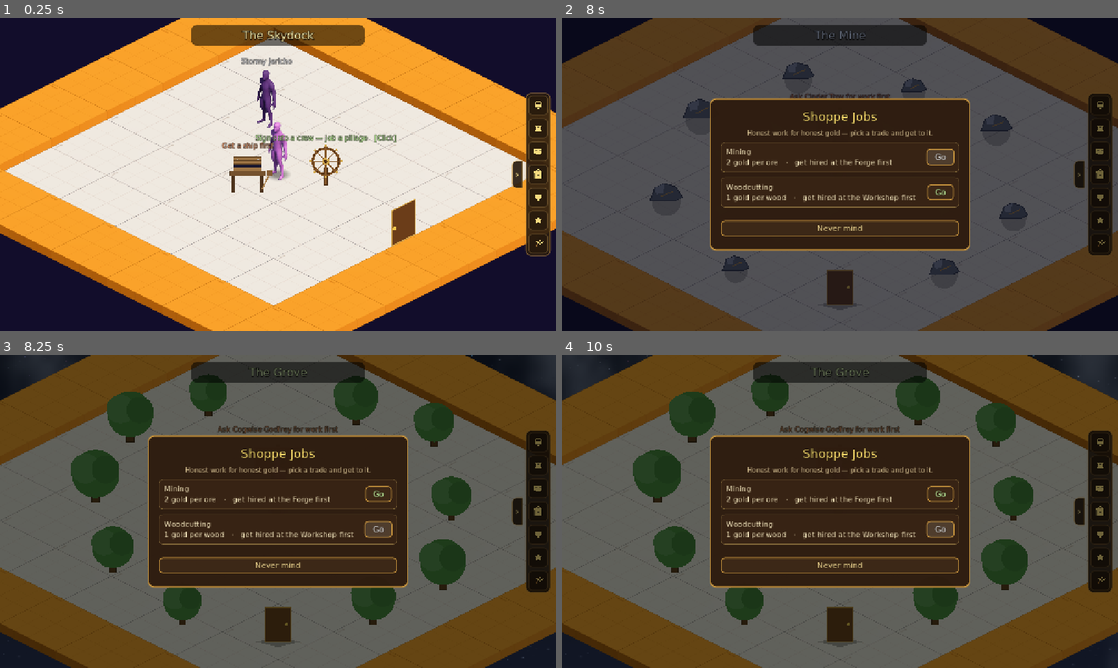
Above: before the commit, frames 1-4 (two rows, left to right).
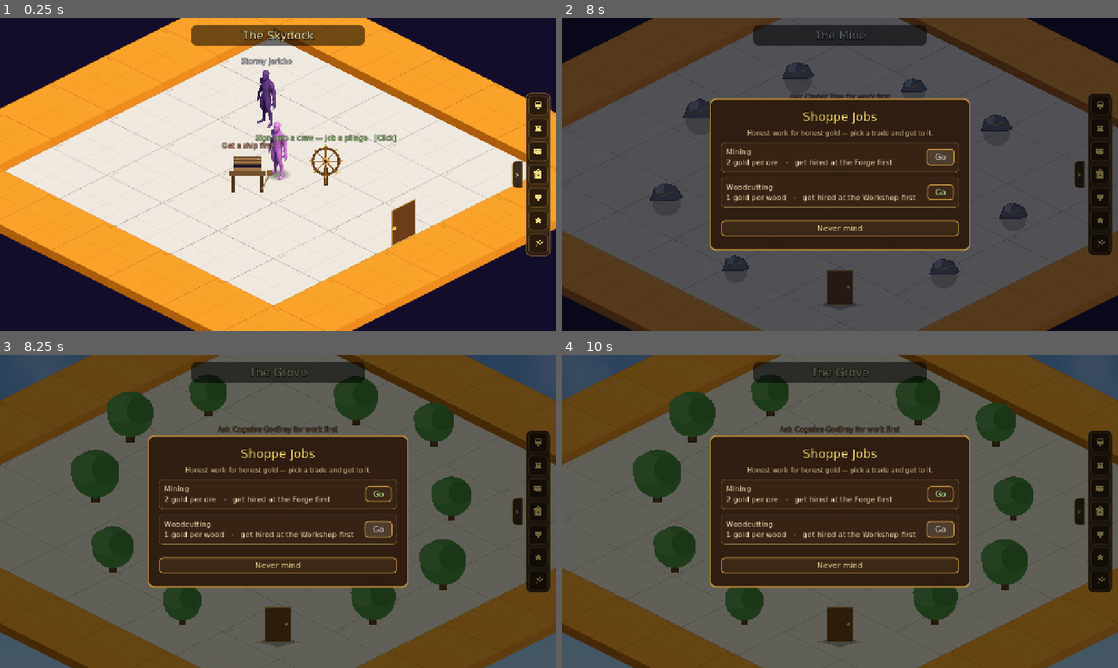
Above: after the commit, the same moments.

Repository: TairoyZone/shivaliva-shanty
Game: Godot game, scene res://levels/skydock_interior/skydock_interior.tscn
Same seed, same stepped clock (60 frames per second), same inputs: the game is played once before the commit and once after it. This scene is started directly instead of the project's main scene.
Inputs (mouse positions are in pixels of both pictures, inside the frame that each line leads up to):
- Up to frame 1 (0.25 s): no input
- Up to frame 2 (8 s): click "0" at 0.5 s; click (1101, 127) at 1.27 s; click (1101, 152) at 2.02 s; click (1101, 174) at 2.77 s; click (1101, 196) at 3.52 s; click (1101, 221) at 4.27 s; click (1101, 243) at 5 s; click "Go" at 5.75 s; click "Go" at 6.5 s; click "Go" at 7.25 s
- Up to frame 3 (8.25 s): click "Go" at 8 s
- Up to frame 4 (10 s): click "Go" at 8.75 s; click "Go" at 9.5 s

Frames 1-2 are identical in both runs. In frame 3, 3.9% of the frame differs, in the area x 0-100%, y 0-100%; in frame 4, 3.9%.

Commit message:
feat(overworld): procedural day/night cycle (world tint + sun/moon + sky)
A new DayNight component, added by BaseLocation for the outdoor SKY_LOCATIONS,
makes the GameClock's hour PHYSICALLY readable in the overworld:
- a CanvasModulate tints the whole world: bright midday -> warm dusk -> deep-blue
  night -> cool dawn (UI on higher layers stays bright)
- a day-sky gradient lies over the stardust starfield and fades out at night so
  the stars show through
- a sun arcs across by day and a moon by night (the directional cue), drawn on
  the far sky behind the islands

Driven each frame from PlayerState.game_minutes via a cosine sun-altitude model;
process-always so time flows through pauses (matches GameClock). Placeholder-first
palette. Verified with shore (noon/dusk/night/dawn) + ship-deck (sun/moon) shots.

Co-Authored-By: Claude Opus 4.8 (1M context) <noreply@anthropic.com>

Diff:
--- /dev/null
+++ b/components/day_night/day_night.gd
@@ -0,0 +1,159 @@
+## DayNight — a drop-in procedural day/night cycle for the OUTDOOR overworld. `add_child(DayNight.new())`
+## (BaseLocation does it for the SKY_LOCATIONS, over the stardust SkyBackdrop). Driven by the GameClock's
+## PlayerState.game_minutes (a 30-real-minute day), it makes the hour PHYSICALLY readable in the overworld:
+##   • a CanvasModulate tints the whole WORLD — bright midday → warm dusk → deep-blue night → cool dawn;
+##   • a DAY-SKY gradient lies over the stardust starfield and FADES OUT at night so the stars show through;
+##   • a SUN arcs across by day and a MOON by night (the "directional" cue — you watch them rise + set).
+## Process-always so time keeps flowing through a pause (matches GameClock). Placeholder-first — tune the
+## colour stops + arc. See [[sky-canon]].
+class_name DayNight
+extends Node2D
+
+# --- Layering (relative to the existing sky stack) -------------------
+const SKY_GRADIENT_LAYER : int = -9   # over the stardust sky (-10), behind the drift clouds (-5)
+const CELESTIAL_LAYER : int = -3      # in front of the clouds, BEHIND the world (0) — the far sky
+
+# --- Sun clock (minutes of the 24h day) ------------------------------
+const SUNRISE_MIN : float = 390.0     # ~6:30 rise
+const SUNSET_MIN : float = 1110.0     # ~18:30 set
+const NOON_MIN : float = 750.0        # 12:30 peak
+
+# --- Palette (placeholder-first; tune freely) ------------------------
+const WORLD_DAY : Color = Color(1.0, 0.99, 0.96)      # CanvasModulate multiply — neutral-bright midday
+const WORLD_NIGHT : Color = Color(0.34, 0.40, 0.62)   # deep blue night (dark but still playable)
+const WORLD_WARM : Color = Color(1.0, 0.74, 0.55)     # golden-hour warmth
+const SKY_DAY_TOP : Color = Color(0.36, 0.58, 0.88)
+const SKY_DAY_BOT : Color = Color(0.66, 0.82, 0.96)
+const SKY_WARM_TOP : Color = Color(0.93, 0.55, 0.40)
+const SKY_WARM_BOT : Color = Color(0.99, 0.80, 0.54)
+const NIGHT_DIM : Color = Color(0.05, 0.06, 0.16)     # laid over the clouds/sky at night
+
+var _world_mod : CanvasModulate
+var _gradient : _SkyGradient
+var _celestial : _Celestial
+
+
+func _ready() -> void:
+
+	process_mode = Node.PROCESS_MODE_ALWAYS   # time + visuals keep moving through a paused tree (like GameClock)
+	_world_mod = CanvasModulate.new()
+	add_child(_world_mod)   # lives in the scene canvas (layer 0) → tints the whole world
+
+	var grad_layer : CanvasLayer = CanvasLayer.new()
+	grad_layer.layer = SKY_GRADIENT_LAYER
+	add_child(grad_layer)
+	_gradient = _SkyGradient.new()
+	grad_layer.add_child(_gradient)
+
+	var cel_layer : CanvasLayer = CanvasLayer.new()
+	cel_layer.layer = CELESTIAL_LAYER
+	add_child(cel_layer)
+	_celestial = _Celestial.new()
+	cel_layer.add_child(_celestial)
+
+	_fit()
+	get_viewport().size_changed.connect(_fit)
+	_update()
+
+
+# Cover the whole viewport (Controls under a CanvasLayer have no anchor parent — size them explicitly).
+func _fit() -> void:
+
+	var vp : Vector2 = get_viewport().get_visible_rect().size
+	_gradient.vp = vp
+	_celestial.vp = vp
+	_gradient.queue_redraw()
+	_celestial.queue_redraw()
+
+
+func _process(_delta: float) -> void:
+
+	_update()
+
+
+# Recompute every tint + the sun/moon arc from the current in-game minute.
+func _update() -> void:
+
+	var m : float = PlayerState.game_minutes
+	var alt : float = cos((m - NOON_MIN) / GameClock.DAY_MINUTES * TAU)   # sun altitude: +1 noon … -1 midnight
+	var day_f : float = clampf((alt + 0.04) / 0.42, 0.0, 1.0)             # 1 when the sun's well up, 0 below horizon
+	var warm_f : float = clampf(1.0 - absf(alt) / 0.20, 0.0, 1.0)         # golden-hour band near the horizon
+
+	# World multiply tint: night → day, then warmed through the golden hours.
+	_world_mod.color = WORLD_NIGHT.lerp(WORLD_DAY, day_f).lerp(WORLD_WARM, warm_f * 0.6)
+
+	# Day-sky gradient over the stardust — alpha fades to 0 at night so the stars read through.
+	var top : Color = SKY_DAY_TOP.lerp(SKY_WARM_TOP, warm_f)
+	var bot : Color = SKY_DAY_BOT.lerp(SKY_WARM_BOT, warm_f)
+	var sky_a : float = maxf(day_f, warm_f * 0.85)
+	top.a = sky_a
+	bot.a = sky_a
+	_gradient.top = top
+	_gradient.bot = bot
+	_gradient.queue_redraw()
+
+	# Night dim over the clouds + the sun (day) / moon (night) discs on the far sky.
+	var dim : Color = NIGHT_DIM
+	dim.a = clampf(1.0 - day_f - warm_f * 0.7, 0.0, 1.0) * 0.55
+	_celestial.dim = dim
+
+	var sun_prog : float = clampf((m - SUNRISE_MIN) / (SUNSET_MIN - SUNRISE_MIN), 0.0, 1.0)
+	_celestial.sun_pos = Vector2(lerpf(0.16, 0.84, sun_prog) * _celestial.vp.x,
+		(0.60 - clampf(alt, 0.0, 1.0) * 0.48) * _celestial.vp.y)
+	_celestial.sun_a = clampf((alt + 0.10) / 0.14, 0.0, 1.0)
+
+	var moon_alt : float = -alt
+	var night_m : float = fposmod(m - SUNSET_MIN, GameClock.DAY_MINUTES)   # minutes since sunset
+	var night_len : float = GameClock.DAY_MINUTES - (SUNSET_MIN - SUNRISE_MIN)
+	var moon_prog : float = clampf(night_m / night_len, 0.0, 1.0)
+	_celestial.moon_pos = Vector2(lerpf(0.16, 0.84, moon_prog) * _celestial.vp.x,
+		(0.60 - clampf(moon_alt, 0.0, 1.0) * 0.48) * _celestial.vp.y)
+	_celestial.moon_a = clampf((moon_alt + 0.10) / 0.14, 0.0, 1.0)
+	_celestial.queue_redraw()
+
+
+# --- The two procedural sky drawers (own CanvasLayers; fed by _update) ----
+
+# A vertical day-sky gradient quad — alpha 0 at night so the stardust starfield shows through.
+class _SkyGradient extends Node2D:
+
+	var vp : Vector2 = Vector2.ZERO
+	var top : Color = Color(0, 0, 0, 0)
+	var bot : Color = Color(0, 0, 0, 0)
+
+	func _draw() -> void:
+		if vp == Vector2.ZERO or (top.a <= 0.003 and bot.a <= 0.003):
+			return
+		var pts : PackedVector2Array = PackedVector2Array([
+			Vector2(0, 0), Vector2(vp.x, 0), Vector2(vp.x, vp.y), Vector2(0, vp.y)])
+		var cols : PackedColorArray = PackedColorArray([top, top, bot, bot])
+		draw_polygon(pts, cols)
+
+
+# The night dim wash over the clouds + a glowing sun / moon disc on the far sky.
+class _Celestial extends Node2D:
+
+	var vp : Vector2 = Vector2.ZERO
+	var dim : Color = Color(0, 0, 0, 0)
+	var sun_pos : Vector2 = Vector2.ZERO
+	var sun_a : float = 0.0
+	var moon_pos : Vector2 = Vector2.ZERO
+	var moon_a : float = 0.0
+
+	func _draw() -> void:
+		if vp == Vector2.ZERO:
+			return
+		if dim.a > 0.003:
+			draw_rect(Rect2(Vector2.ZERO, vp), dim)
+		if sun_a > 0.01:
+			for i in 4:
+				draw_circle(sun_pos, 28.0 + float(i) * 18.0, Color(1.0, 0.84, 0.42, 0.09 * sun_a))
+			draw_circle(sun_pos, 26.0, Color(1.0, 0.90, 0.55, sun_a))
+			draw_circle(sun_pos, 18.0, Color(1.0, 0.97, 0.80, sun_a))
+		if moon_a > 0.01:
+			for i in 4:
+				draw_circle(moon_pos, 24.0 + float(i) * 14.0, Color(0.78, 0.84, 0.99, 0.07 * moon_a))
+			draw_circle(moon_pos, 21.0, Color(0.86, 0.89, 0.99, moon_a))
+			draw_circle(moon_pos + Vector2(-7, -5), 4.5, Color(0.74, 0.78, 0.92, moon_a * 0.7))
+			draw_circle(moon_pos + Vector2(6, 4), 3.5, Color(0.74, 0.78, 0.92, moon_a * 0.6))
+			draw_circle(moon_pos + Vector2(3, -8), 2.8, Color(0.74, 0.78, 0.92, moon_a * 0.6))
--- a/levels/base_location.gd
+++ b/levels/base_location.gd
@@ -138,6 +138,9 @@
 	# two full-viewport procedural passes tax a phone GPU (Troy 2026-06-13, the mobile perf pass). Desktop keeps it.
 	if not TouchEnv.is_touch():
 		add_child(DriftFog.make(SKY_FOG_TINT))
+	# The day/night cycle — tints the world + shifts the sky (sun by day, moon + stardust by night), driven by
+	# the GameClock so you can physically read the hour outdoors. Added last so its world CanvasModulate wins.
+	add_child(DayNight.new())
 
 
 func _wants_sky() -> bool:
--- /dev/null
+++ b/tools/shot_daynight.gd
@@ -0,0 +1,30 @@
+## DEV-ONLY: capture the shore at four times of day to verify the day/night cycle reads physically
+## (world tint + day-sky/stars + sun/moon arc). Caller backs up the save (game_minutes persists).
+extends Node2D
+
+const OUT : String = "user://shots"
+const TIMES : Array = [
+	[750.0, "look_day_noon.png"],     # 12:30 — bright, blue sky, sun high
+	[1110.0, "look_day_dusk.png"],    # 18:30 — warm sunset
+	[30.0, "look_day_night.png"],     # 00:30 — deep blue, stardust + moon
+	[390.0, "look_day_dawn.png"],     # 06:30 — cool sunrise
+]
+
+
+func _ready() -> void:
+	DirAccess.make_dir_recursive_absolute(OUT)
+	call_deferred("_go")
+
+
+func _go() -> void:
+
+	var scene : Node = load("res://levels/shore/shore.tscn").instantiate()
+	get_tree().root.add_child(scene)
+	get_tree().current_scene = scene
+	await get_tree().create_timer(0.8).timeout
+	for t in TIMES:
+		PlayerState.game_minutes = float(t[0])
+		await get_tree().create_timer(0.4).timeout
+		var img : Image = get_viewport().get_texture().get_image()
+		img.save_png("%s/%s" % [OUT, String(t[1])])
+	get_tree().quit()
--- /dev/null
+++ b/tools/shot_daynight.tscn
@@ -0,0 +1,6 @@
+[gd_scene load_steps=2 format=3]
+
+[ext_resource type="Script" path="res://tools/shot_daynight.gd" id="1"]
+
+[node name="ShotDayNight" type="Node2D"]
+script = ExtResource("1")
--- /dev/null
+++ b/tools/shot_deck_sky.gd
@@ -0,0 +1,16 @@
+extends Node2D
+const OUT := "user://shots"
+const TIMES := [[750.0, "look_deck_day.png"], [30.0, "look_deck_night.png"]]
+func _ready() -> void:
+	DirAccess.make_dir_recursive_absolute(OUT)
+	call_deferred("_go")
+func _go() -> void:
+	var scene : Node = load("res://levels/ship_deck/ship_deck.tscn").instantiate()
+	get_tree().root.add_child(scene)
+	get_tree().current_scene = scene
+	await get_tree().create_timer(1.4).timeout
+	for t in TIMES:
+		PlayerState.game_minutes = float(t[0])
+		await get_tree().create_timer(0.4).timeout
+		get_viewport().get_texture().get_image().save_png("%s/%s" % [OUT, String(t[1])])
+	get_tree().quit()
--- /dev/null
+++ b/tools/shot_deck_sky.tscn
@@ -0,0 +1,6 @@
+[gd_scene load_steps=2 format=3]
+
+[ext_resource type="Script" path="res://tools/shot_deck_sky.gd" id="1"]
+
+[node name="ShotDeckSky" type="Node2D"]
+script = ExtResource("1")
